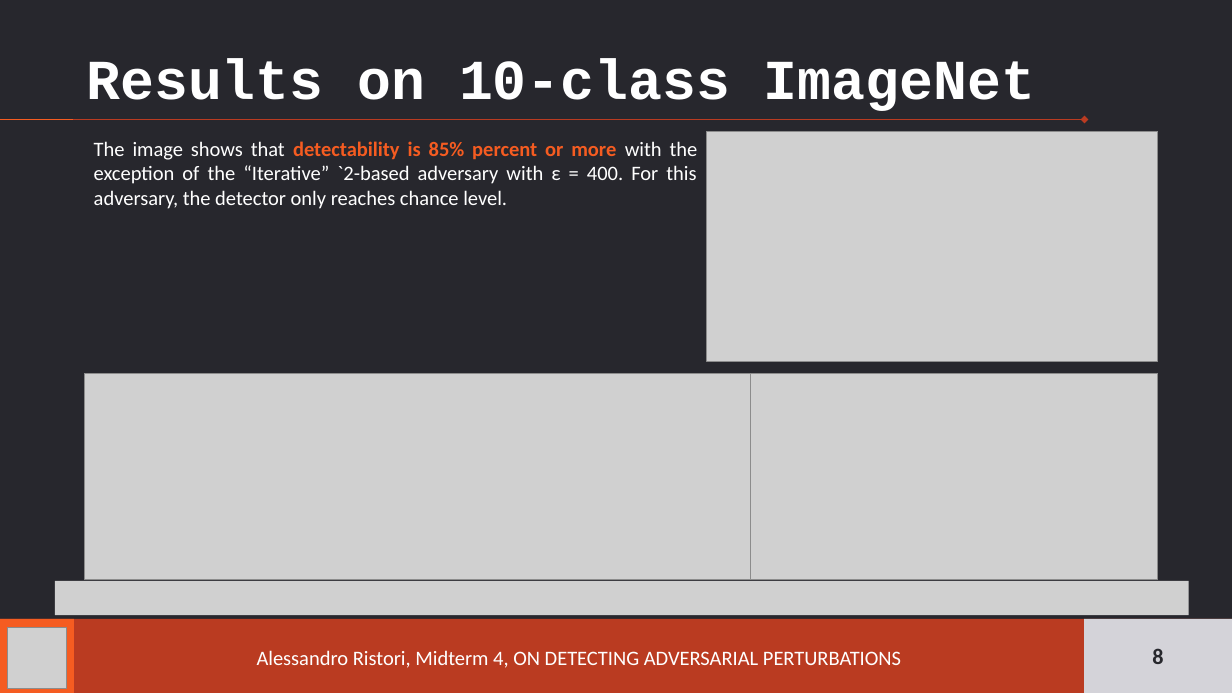
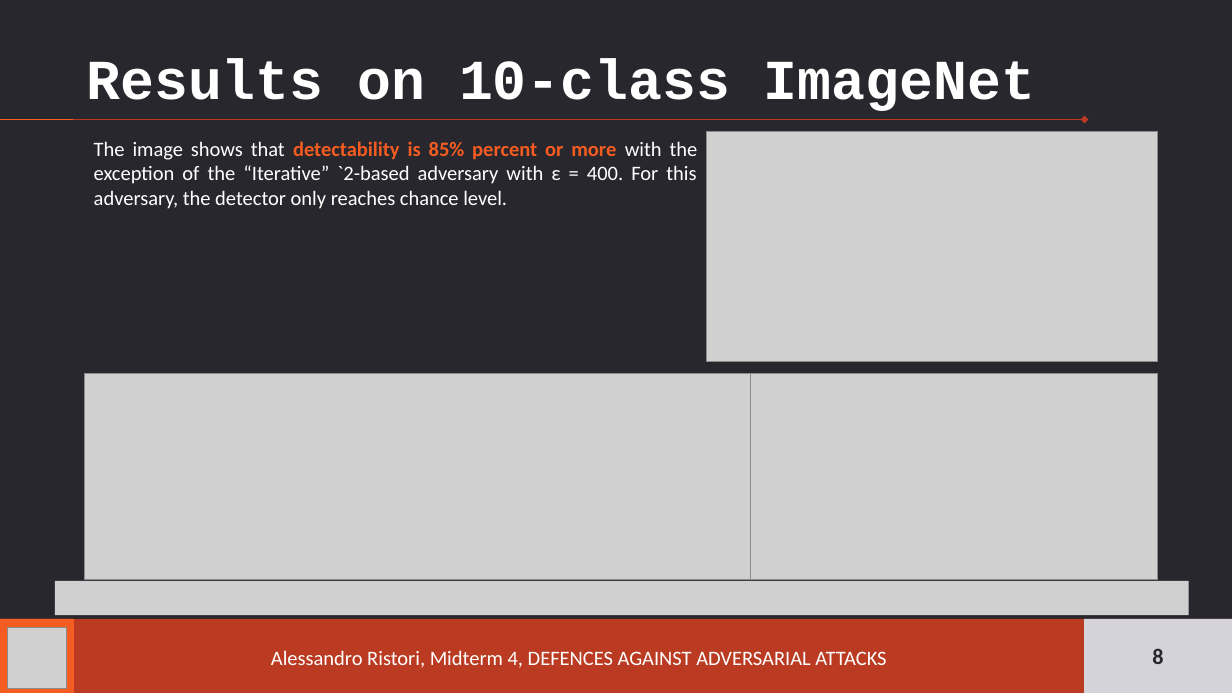
Before and after one commit to RistoAle97/ISPR, a slide deck: slide 8 of Midterm4/Ristori_midterm4.pptx. Drawn at 1232x693 pixels with LibreOffice and Linux fonts; fonts in the diff are those of the drawing; grey boxes stand for pictures. Boxes give left, top, right and bottom in pixels: in the first picture for what was removed or moved away, otherwise in the second. Text is boxed around its words. In the diff, an @@ line names an element or a change of style, - is before the commit and + after.

```diff
--- a/Midterm4/Ristori_midterm4.pptx
+++ b/Midterm4/Ristori_midterm4.pptx
@@ text at (271, 650, 886, 668): text changed @@
-Alessandro Ristori, Midterm 4, ON DETECTING ADVERSARIAL PERTURBATIONS
+Alessandro Ristori, Midterm 4, DEFENCES AGAINST ADVERSARIAL ATTACKS
```
Also in this commit, not shown: 8 other slides changed, 1 other file.
